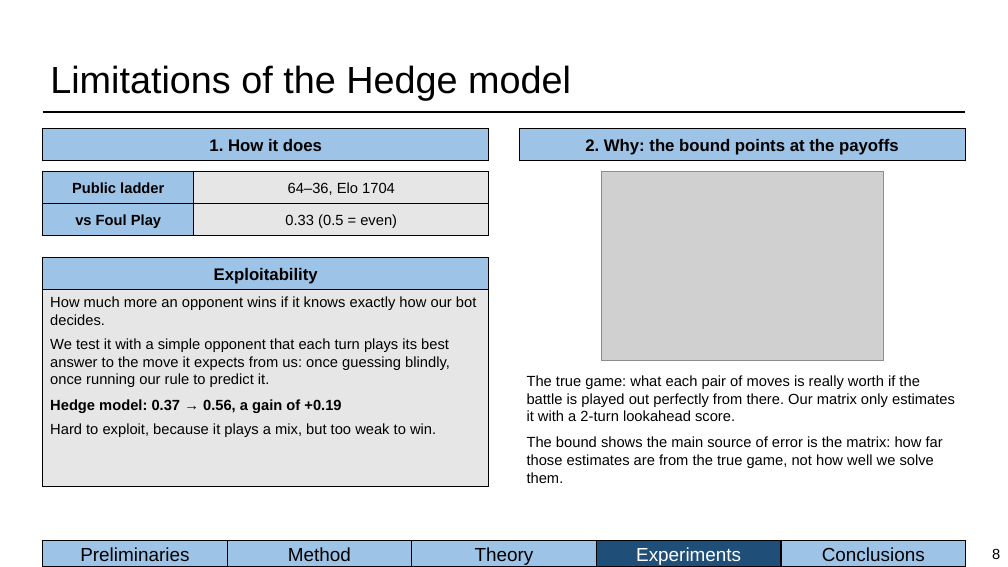
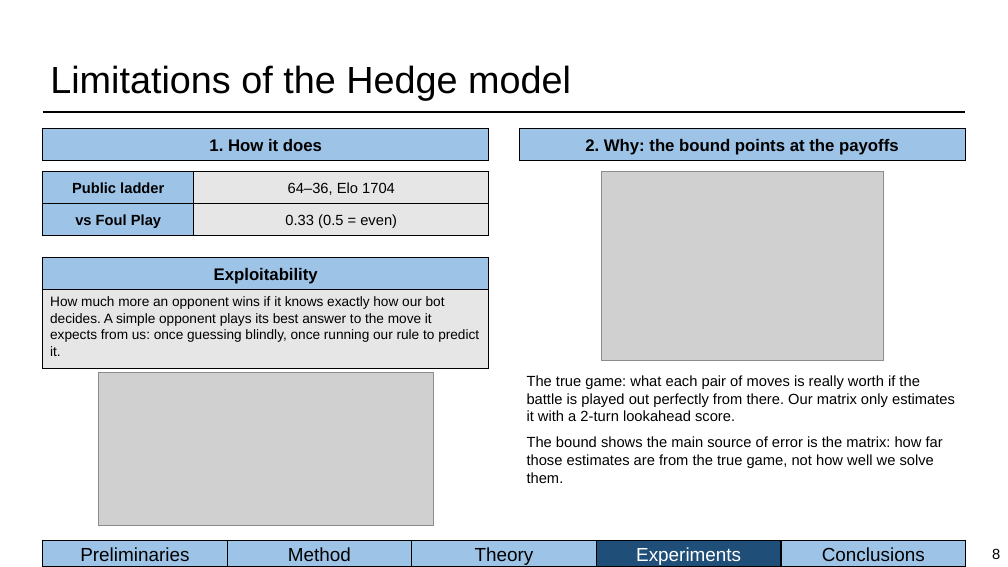
Before and after one commit to BioFanat/pokemon-equilibrium-engine, a slide deck: slide 8 of report/slides/deck.pptx. Drawn at 1008x567 pixels with LibreOffice and Linux fonts; fonts in the diff are those of the drawing; grey boxes stand for pictures. Boxes give left, top, right and bottom in pixels: in the first picture for what was removed or moved away, otherwise in the second. Text is boxed around its words. In the diff, an @@ line names an element or a change of style, - is before the commit and + after.

Commit message:
Deck: Hedge-model exploitability mini plot on the limitations slide; Bayesian results plot adds the Hedge row

```diff
--- a/report/slides/deck.pptx
+++ b/report/slides/deck.pptx
@@ rectangle "How much more an opponent ...": place and size @@
-rectangle "How much more an opponent ..." at box(43, 290, 489, 486)
+rectangle "How much more an opponent ..." at box(43, 290, 489, 369)
@@ text in rectangle at box(50, 296, 479, 356): text changed; size 14 to 13 pt @@
-How much more an opponent wins if it knows exactly how our bot decides.
-We test it with a simple opponent that each turn plays its best answer to the move it expects from us: once guessing blindly, once running our rule to predict it.
-Hedge model: 0.37 → 0.56, a gain of +0.19
-Hard to exploit, because it plays a mix, but too weak to win.
+How much more an opponent wins if it knows exactly how our bot decides. A simple opponent plays its best answer to the move it expects from us: once guessing blindly, once running our rule to predict it.
@@ picture added at box(98, 373, 434, 526) @@
```
Also in this commit, not shown: 1 other slide changed, 5 other files.
